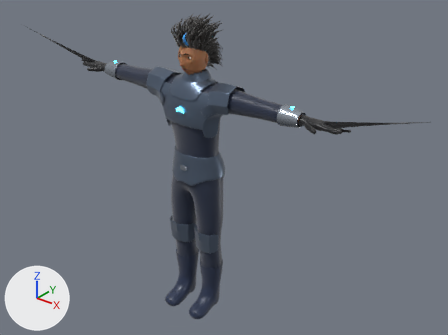
One commit to the Blender file 01_characters/pratyush/blend/pratyush_v002.blend: the scene before it, then after it.
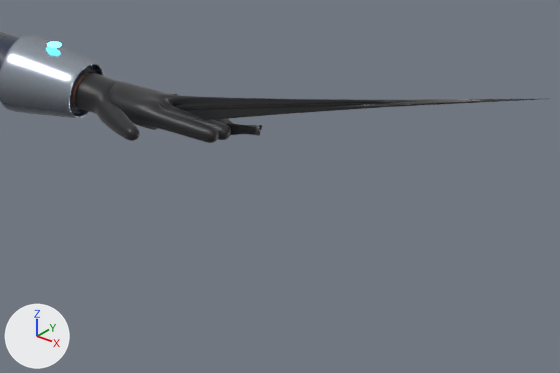
The first picture shows the older version from a 50 mm lens placed at (2.19, -2.48, 2.56), pointed at (0.12, 0.11, 0.95). The close-ups show the older and then the newer version on the part from 62% to 97% of the width and 28% to 60% of the height of that picture. Only the edits that show in the close-ups are written down. Arrows for +X, +Y and +Z are at lower left; the lights stay in place.

The first close-up shows 'CHAR_PRATYUSH_BRACER_L', 'CHAR_PRATYUSH_GLOVE_L' and 3 more.
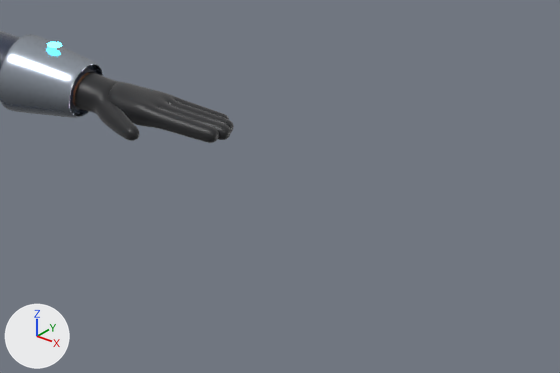
Changed parts and their boxes (x1, y1, x2, y2) in the close-ups (560 x 373 px):
'CHAR_PRATYUSH_GLOVE_L', modifiers changed: before (75, 73, 539, 143); after (75, 73, 234, 143)

The change in detail:
Object 'CHAR_PRATYUSH_GLOVE_L' (ob_char_pratyush_glove_l) has a SOLIDIFY modifier named 'Solidify'.
Modifier setting: thickness_clamp = 1.0.
Object 'CHAR_PRATYUSH_GLOVE_L' (ob_char_pratyush_glove_l) has a SOLIDIFY modifier named 'Solidify'.
Modifier setting removed (it was use_even_offset = True).
Modifier setting: use_quality_normals = True.
